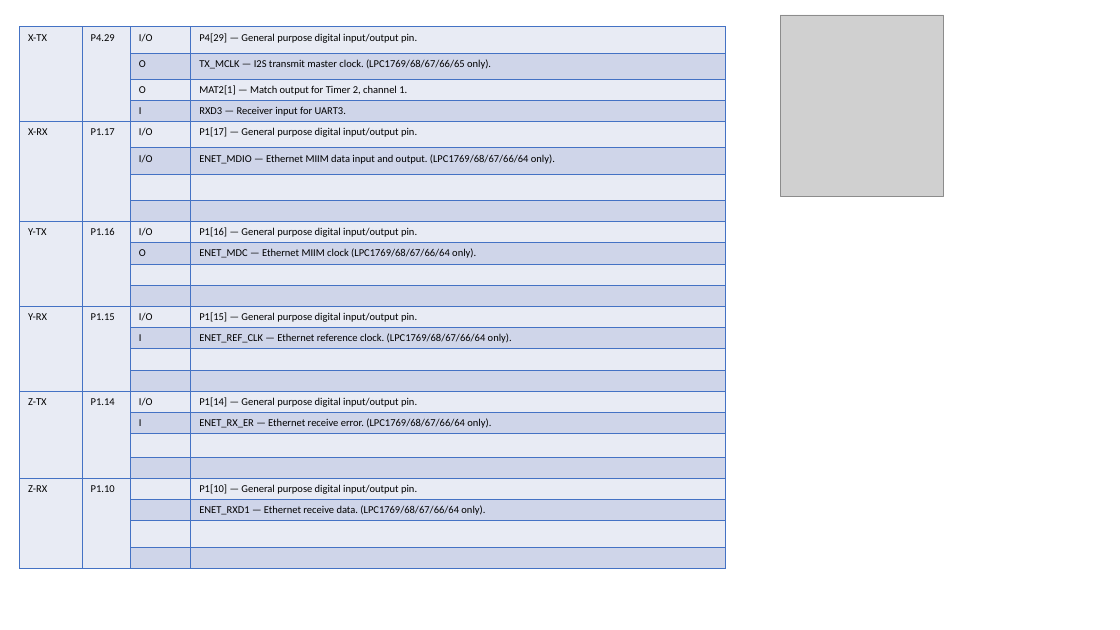
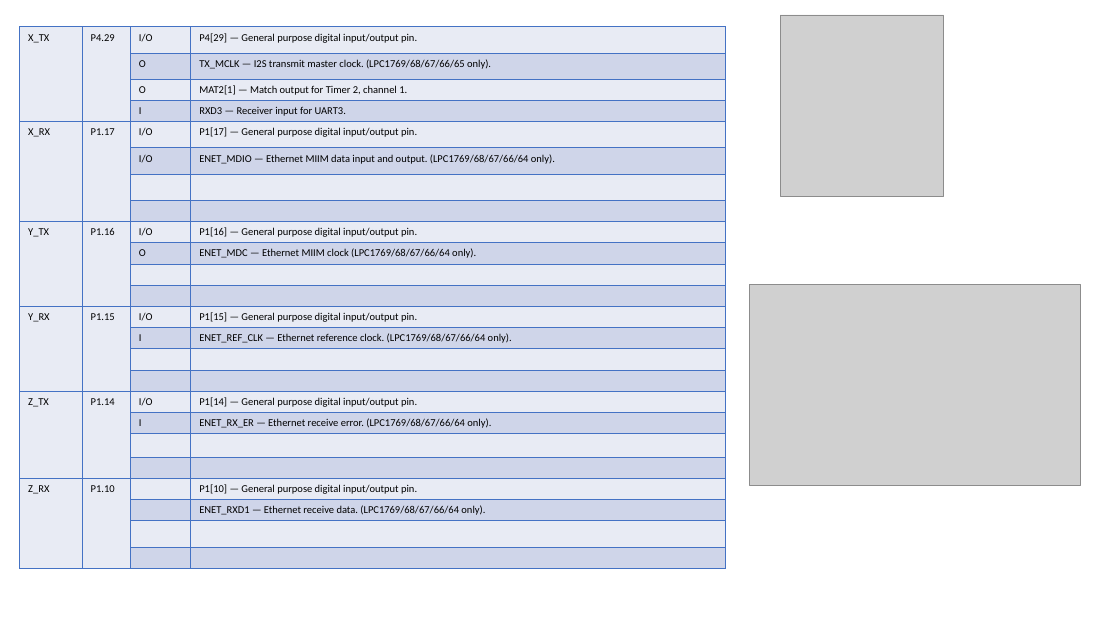
Before and after one commit to softkannan/3DPrint, a slide deck: slide 15 of hardware/Bigtreetech/Bigtreetech_skr_v1.3/SKR-V1.3 Pin Description.pptx (slide 13 before the commit). Drawn at 1120x630 pixels with LibreOffice and Linux fonts; fonts in the diff are those of the drawing; grey boxes stand for pictures. Boxes give left, top, right and bottom in pixels: in the first picture for what was removed or moved away, otherwise in the second. Text is boxed around its words. In the diff, an @@ line names an element or a change of style, - is before the commit and + after.

```diff
--- a/hardware/Bigtreetech/Bigtreetech_skr_v1.3/SKR-V1.3 Pin Description.pptx
+++ b/hardware/Bigtreetech/Bigtreetech_skr_v1.3/SKR-V1.3 Pin Description.pptx
@@ table at [20,27,727,565] @@
-row 1, column 1: X-TX
+row 1, column 1: X_TX
-row 5, column 1: X-RX
+row 5, column 1: X_RX
-row 9, column 1: Y-TX
+row 9, column 1: Y_TX
-row 13, column 1: Y-RX
+row 13, column 1: Y_RX
-row 17, column 1: Z-TX
+row 17, column 1: Z_TX
-row 21, column 1: Z-RX
+row 21, column 1: Z_RX
@@ picture added at [750,285,1081,486] @@
```
Also in this commit, not shown: 10 other slides changed, 2 slides added, 9 other files.
